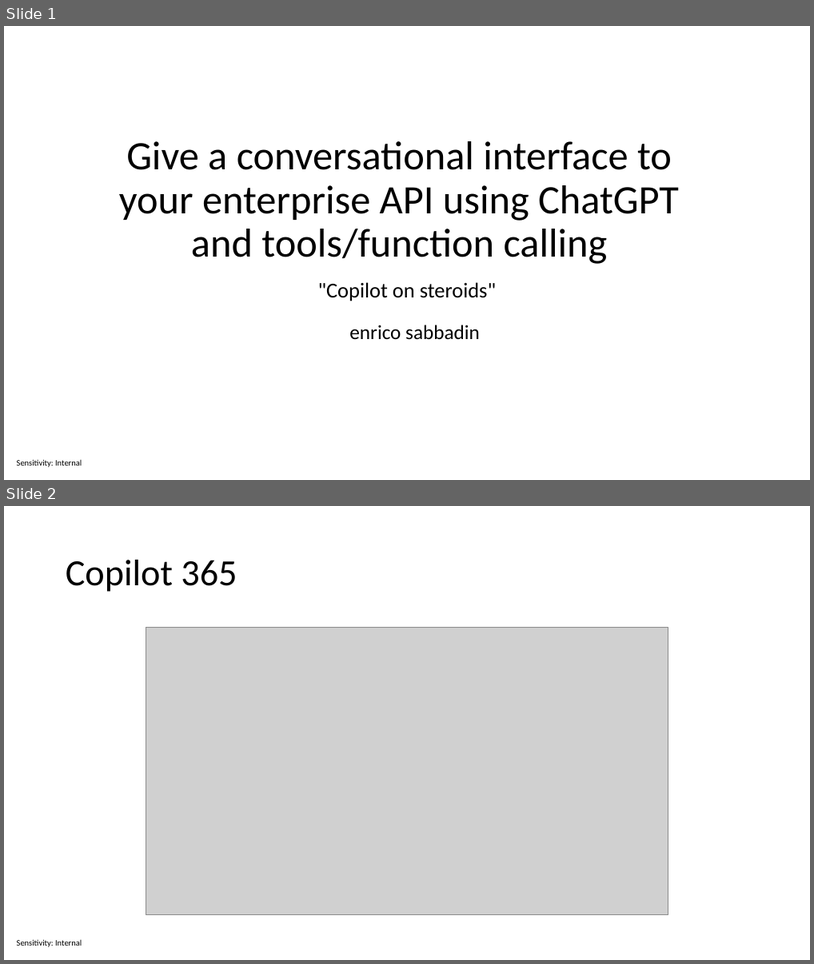
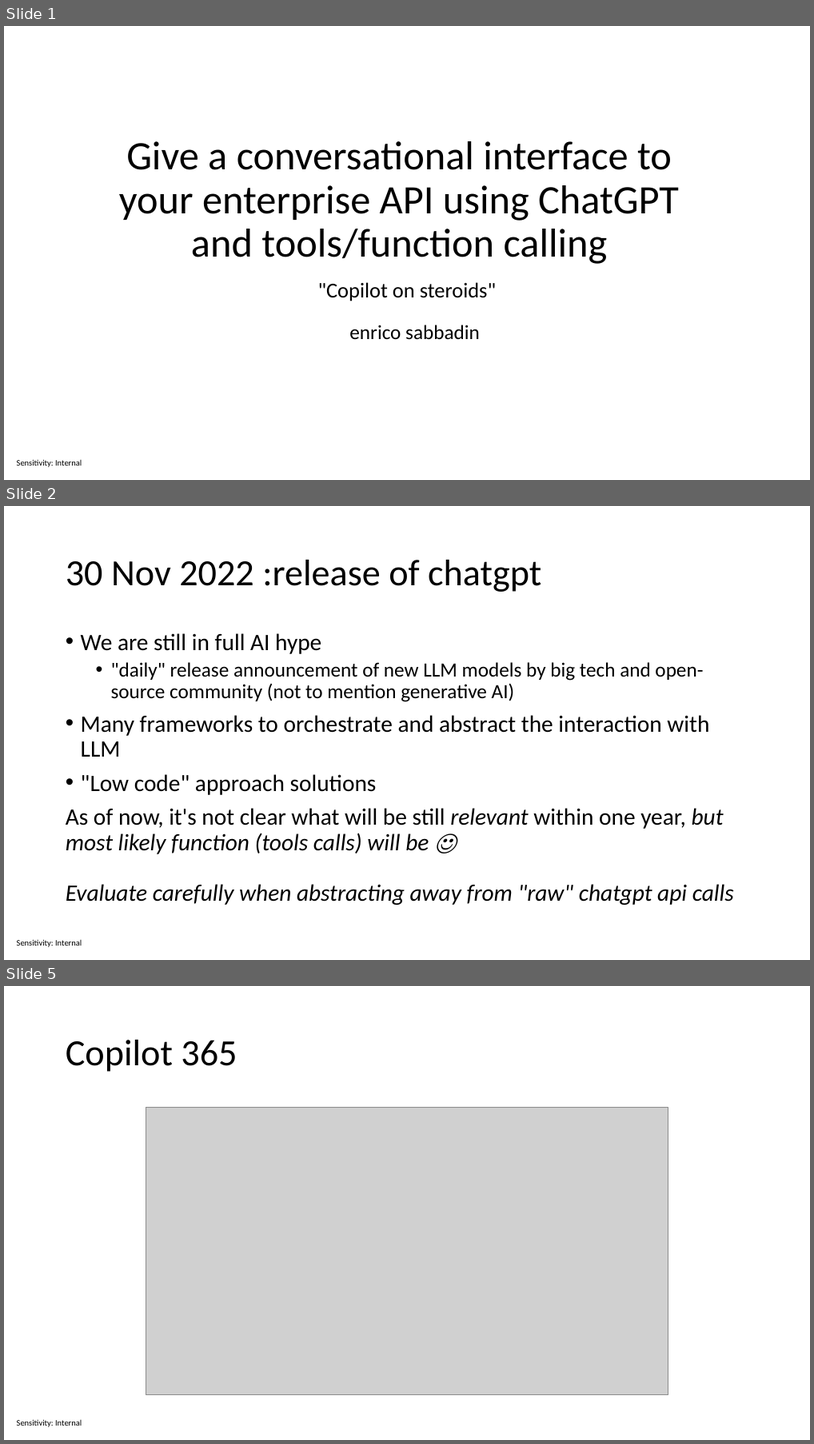
Before and after one commit to sabbadino/function-caling, a slide deck: Function calling.pptx. Shown one above the other, each under a label of ours: slides 1 and 2 before the commit, slides 1, 2 and 5 after it; the slides between them are not shown. The pictures are 814x964 and 814x1444 pixels, drawn with LibreOffice and Linux fonts; fonts in the diff are those of the drawing; grey boxes stand for pictures. Boxes give left, top, right and bottom in pixels: in the first picture for what was removed or moved away, otherwise in the second. Text is boxed around its words. In the diff, an @@ line names an element or a change of style, - is before the commit and + after.

```diff
--- a/Function calling.pptx
+++ b/Function calling.pptx
@@ slide 2 added at bbox=[4, 506, 810, 960], background #FFFFFF; not listed: 1 template element that a slide beside it also shows @@
@@ title added at bbox=[66, 560, 542, 592], 44 pt, text #000000 @@
+30 Nov 2022 :release of chatgpt
@@ text added at bbox=[66, 633, 734, 904], 28 pt, text #000000 @@
+• We are still in full AI hype
+  • "daily" release announcement of new LLM models by big tech and open-source community (not to mention generative AI)
+• Many frameworks to orchestrate and abstract the interaction with LLM
+• "Low code" approach solutions
+As of now, it's not clear what will be still relevant within one year, but most likely function (tools calls) will be ☺
+Evaluate carefully when abstracting away from "raw" chatgpt api calls
@@ what was slide 2 is now slide 5 @@
```
Also in this commit, not shown: 6 slides changed, 4 other slides added, 1 other file.
